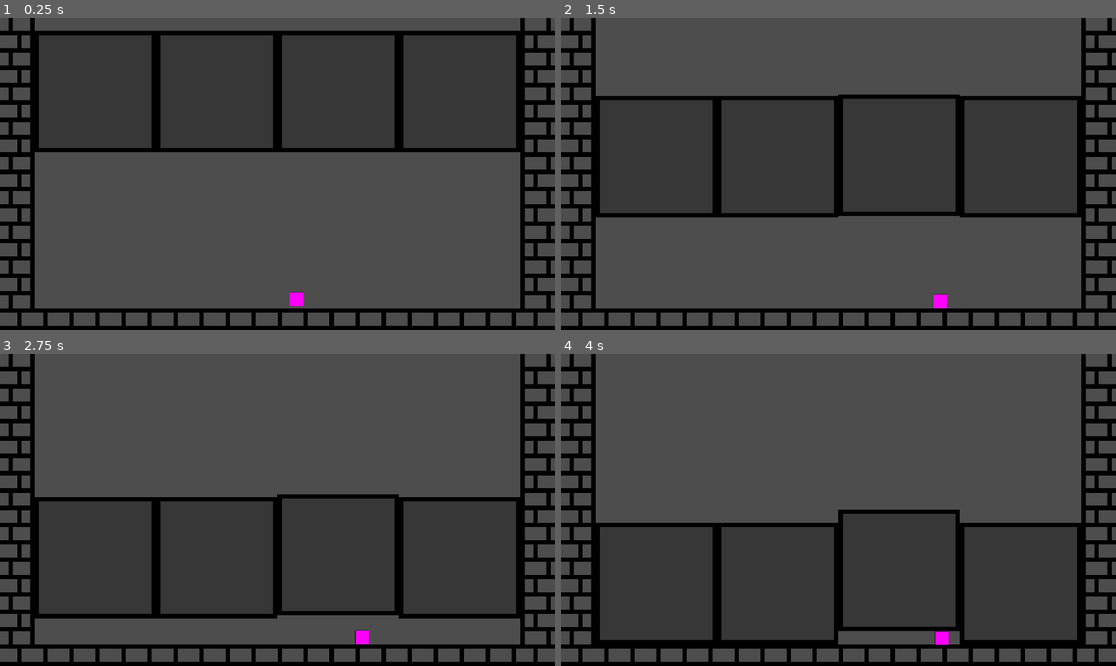
Above: before the commit, frames 1-4 (two rows, left to right).
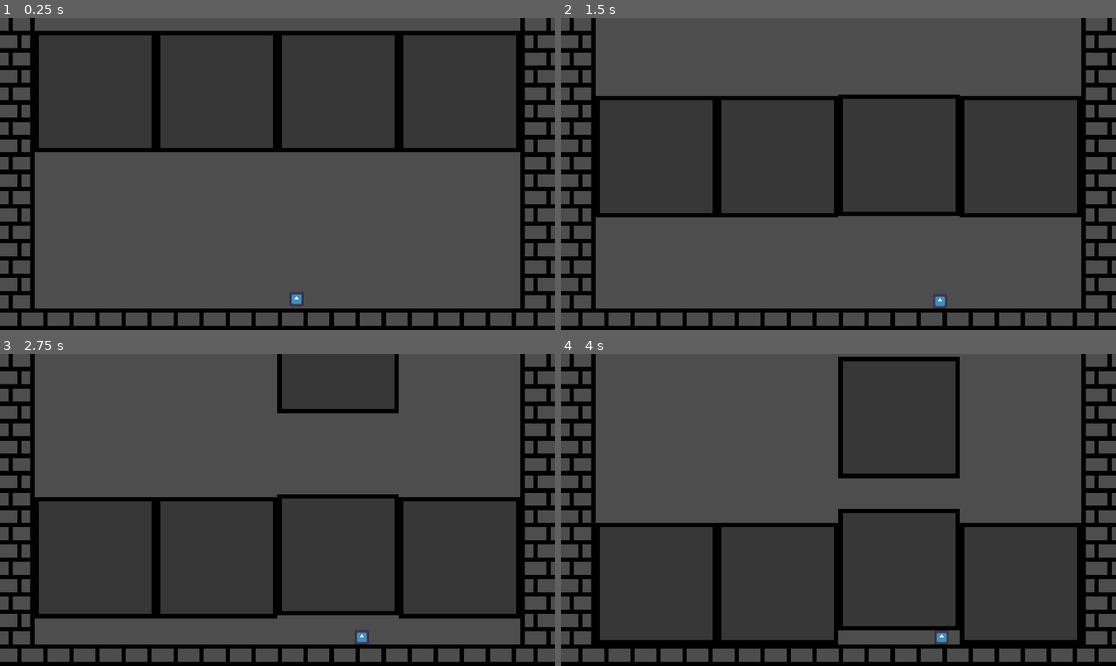
Above: after the commit, the same moments.

Repository: DecotDev/Bricked
Game: Godot game, scene res://bricks/brick28/main_28.tscn
Two runs of this game, one before a commit and one after it. Both use one fixed random seed, a clock stepped at 60 frames per second and the inputs below. This scene is started directly instead of the project's main scene. The engine's default icon, where the game draws it, is replaced by a stand-in: a white triangle on a blue panel in a dark square.
Inputs:
- Up to frame 1 (0.25 s): no input
- Up to frame 2 (1.5 s): hold D (Right) from 0.53 s (still down); tap W (Up) at 0.77 s
- Up to frame 3 (2.75 s): tap W (Up) at 1.52 s; release D (Right) at 2.03 s; hold A (Left) from 2.03 s (still down)
- Up to frame 4 (4 s): release A (Left) at 2.78 s; hold D (Right) from 2.78 s (still down); tap W (Up) at 3.02, 3.77 s

The runs differ from the first frame. In frame 1, 0.1% of the frame differs, in the area x 52-55%, y 87-93%; in frame 2, 0.1%; in frame 3, 0.7%; in frame 4, 1.6%, in the area x 49-72%, y 0-94%.

Commit message:
Implement brick placement and add player & assets
Add player scene and new brick assets, and implement brick placement logic. brick_28.gd: replace floor check with a place_block() routine that uses RayCast2D, stops falling, switches collision layers (falling -> placed), disables Area2D monitoring and stops physics processing. brick_28.tscn: adjust collision layers/masks, add RayCast2D, hide/disable Area2D and remove old area signal. main_28.tscn: add a new Brick32 instance. Add brick4 and brick8 PNGs with import settings and generated .ctex/.md5 import artifacts. player/player.tscn: add icon texture resource, change collision layer/mask and add a Sprite2D node. Also update several Godot editor metadata/cache files (open scenes, selected paths, filesystem cache/update, quick open and script editor caches) to reflect the new/modified resources.

Diff:
--- a/bricks/brick28/brick_28.gd
+++ b/bricks/brick28/brick_28.gd
@@ -9,7 +9,15 @@
 	locked_x = position.x
 
 func _physics_process(delta: float) -> void:
-	check_floor4()
+	#check_floor4()
+	#move_and_slide()
+
+	if not $RayCast2D.is_colliding():
+		velocity = Vector2(0, fall_speed)
+	else:
+		velocity = Vector2.ZERO
+		place_block()
+
 	move_and_slide()
 
 func check_floor4():
@@ -22,10 +30,22 @@
 	else:
 		velocity = Vector2(0,fall_speed)
 
-func _on_area_2d_body_entered(body: Node2D) -> void:
-	print(str(name) + (" ha detectado a: ") + str(body.name))
-	#if body.is_class("Block") or body.name == "StaticBody2D" :
-	if body.name == "Player":
-		pass
-	else:
-		touched_a_block = true
+
+func place_block():
+	print("PLACED")
+	velocity = Vector2.ZERO
+
+	# 🔥 CAMBIO DE CAPA
+	set_collision_layer_value(3, false) # deja de ser falling
+	set_collision_layer_value(2, true)  # ahora es placed
+
+	$Area2D.monitoring = false
+
+	set_physics_process(false)
+
+#func _on_area_2d_body_entered(body: Node2D) -> void:
+	#print(str(name) + (" ha detectado a: ") + str(body.name))
+	#if body.name == "Player":
+		#pass
+	#else:
+		#touched_a_block = true
--- a/bricks/brick28/brick_28.tscn
+++ b/bricks/brick28/brick_28.tscn
@@ -10,8 +10,8 @@
 size = Vector2(417, 5.5)
 
 [node name="Brick28" type="CharacterBody2D" unique_id=906930744]
-collision_layer = 2
-collision_mask = 3
+collision_layer = 4
+collision_mask = 15
 motion_mode = 1
 safe_margin = 0.001
 script = ExtResource("1_wrjql")
@@ -26,11 +26,17 @@
 shape = SubResource("RectangleShape2D_wrjql")
 
 [node name="Area2D" type="Area2D" parent="." unique_id=790503380]
+visible = false
 collision_layer = 3
 collision_mask = 3
+monitoring = false
+monitorable = false
 
 [node name="CollisionShape2D" type="CollisionShape2D" parent="Area2D" unique_id=1798330121]
 position = Vector2(210, 425.25)
 shape = SubResource("RectangleShape2D_6wm3w")
 
-[connection signal="body_entered" from="Area2D" to="." method="_on_area_2d_body_entered"]
+[node name="RayCast2D" type="RayCast2D" parent="." unique_id=1915540787]
+position = Vector2(210, 420)
+target_position = Vector2(0, 0)
+collision_mask = 3
--- a/bricks/brick28/main_28.tscn
+++ b/bricks/brick28/main_28.tscn
@@ -20,5 +20,8 @@
 [node name="Brick31" parent="GameWall" unique_id=2111816314 instance=ExtResource("2_0x03r")]
 position = Vector2(1380, 0)
 
+[node name="Brick32" parent="GameWall" unique_id=1621419271 instance=ExtResource("2_0x03r")]
+position = Vector2(960, -710)
+
 [node name="Player" parent="." unique_id=1224542518 instance=ExtResource("3_hq14b")]
 position = Vector2(1002, 849)
--- /dev/null
+++ b/bricks/brick4/brick_4.tscn
@@ -0,0 +1,5 @@
+[gd_scene format=3 uid="uid://c5h00aj13b8qb"]
+
+[node name="Brick4" type="CharacterBody2D" unique_id=1938573182]
+
+[node name="Sprite2D" type="Sprite2D" parent="." unique_id=240168195]
--- a/player/player.tscn
+++ b/player/player.tscn
@@ -1,6 +1,7 @@
 [gd_scene format=3 uid="uid://duw22r5ul7j1"]
 
 [ext_resource type="Script" uid="uid://dvmao86tqbv0h" path="res://player/player.gd" id="1_3vyb7"]
+[ext_resource type="Texture2D" uid="uid://diapgiboochp1" path="res://icon.svg" id="2_rkbax"]
 
 [sub_resource type="PlaceholderTexture2D" id="PlaceholderTexture2D_u8vuu"]
 size = Vector2(48, 48)
@@ -9,7 +10,8 @@
 size = Vector2(48, 48)
 
 [node name="Player" type="CharacterBody2D" unique_id=1224542518]
-collision_mask = 3
+collision_layer = 8
+collision_mask = 7
 slide_on_ceiling = false
 safe_margin = 1.0
 script = ExtResource("1_3vyb7")
@@ -21,3 +23,8 @@
 [node name="CollisionShape2D" type="CollisionShape2D" parent="." unique_id=2043669988]
 position = Vector2(24, 24)
 shape = SubResource("RectangleShape2D_3vyb7")
+
+[node name="Sprite2D2" type="Sprite2D" parent="." unique_id=2115263421]
+scale = Vector2(0.375, 0.375)
+texture = ExtResource("2_rkbax")
+centered = false
Binary file added: bricks/brick4/brick4.png
Not shown, added: bricks/brick4/brick4.png.import
Binary file added: bricks/brick8/brick8.png
Not shown, added: bricks/brick8/brick8.png.import
